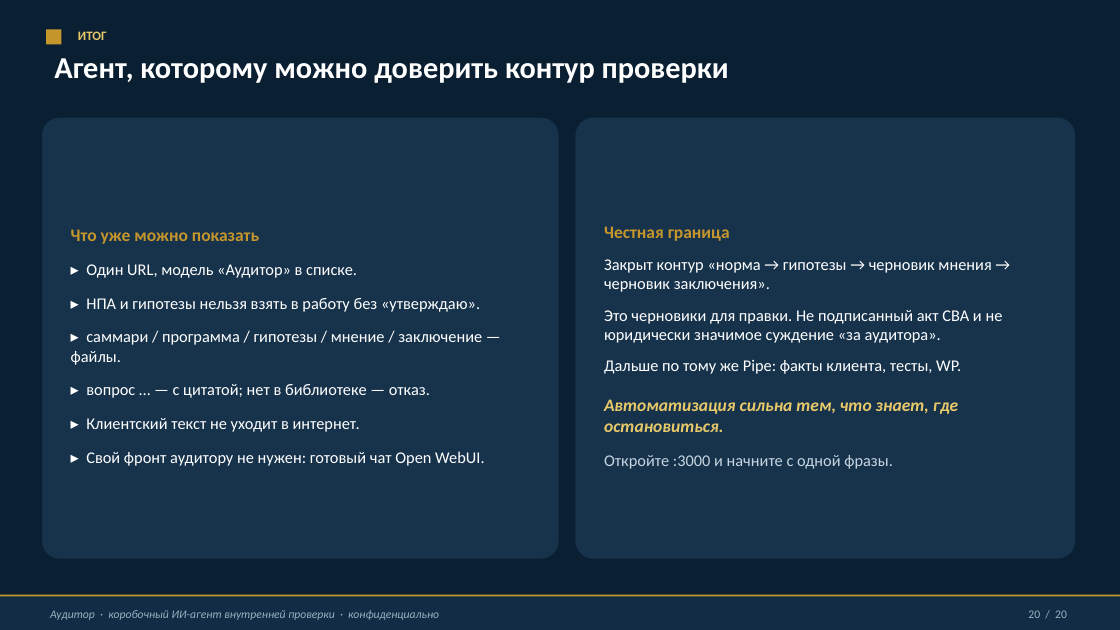
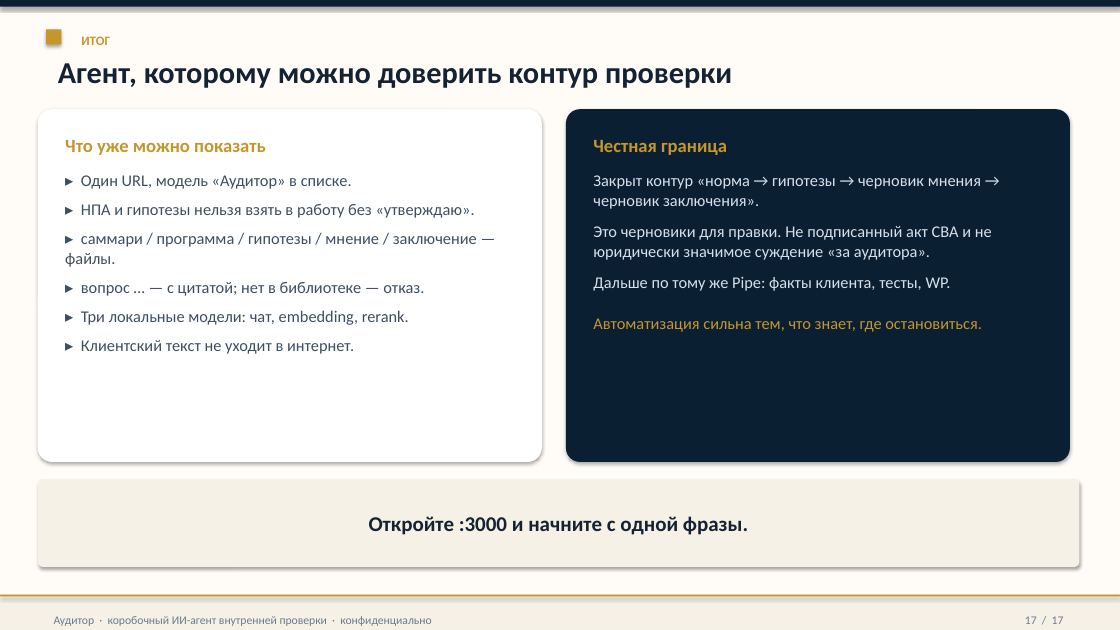
Before and after one commit to sweetd0vee/audit-tools, a slide deck: slide 17 of docs/Аудитор_ИИ-агент_презентация.pptx (slide 20 before the commit). Drawn at 1120x630 pixels with LibreOffice and Linux fonts; fonts in the diff are those of the drawing. Boxes give left, top, right and bottom in pixels: in the first picture for what was removed or moved away, otherwise in the second. Text is boxed around its words. In the diff, an @@ line names an element or a change of style, - is before the commit and + after.

```diff
--- a/docs/Аудитор_ИИ-агент_презентация.pptx
+++ b/docs/Аудитор_ИИ-агент_презентация.pptx
@@ rectangle at box(0, 0, 1120, 630): fill #0B1F33 to #FFFCF7; shadow on @@
@@ rectangle added at box(0, 0, 1120, 7), fill #0B1F33 @@
@@ rectangle at box(46, 29, 61, 45): shadow on @@
@@ text "ИТОГ" at box(81, 36, 110, 45): text colour #E8C96A to #C4962C @@
@@ text "Агент, которому можно доверить контур ..." at box(58, 63, 732, 88): text colour #FFFFFF to #142233 @@
@@ rounded rectangle "Что уже можно показать": place and size @@
-rounded rectangle "Что уже можно показать" at box(42, 118, 559, 559)
+rounded rectangle "Что уже можно показать" at box(38, 109, 542, 462)
@@ rounded rectangle "Что уже можно показать" at box(38, 109, 542, 462): vertical alignment middle to top; fill #17334C to #FFFFFF; shadow on @@
@@ rounded rectangle "Честная граница": place and size @@
-rounded rectangle "Честная граница" at box(576, 118, 1075, 559)
+rounded rectangle "Честная граница" at box(566, 109, 1070, 462)
@@ rounded rectangle "Честная граница" at box(566, 109, 1070, 462): size 15 to 16 pt in "Честная граница"; text colour #FFFFFF to #D5E0EA in "Закрыт контур «норма → гипотезы → черновик ...", "Это черновики для правки. Не подписанный акт ...", "Дальше по тому же Pipe: факты клиента, ..."; size 15 to 14 pt, text colour #E8C96A to #C4962C, bold off, italic off in "Автоматизация сильна тем, что знает, где остановиться."; more space between paragraphs; less space between paragraphs; vertical alignment middle to top; fill #17334C to #0B1F33; shadow on @@
@@ text in rounded rectangle at box(65, 140, 477, 354): size 15 to 16 pt in "Что уже можно показать"; text colour #FFFFFF to #3D4F61 in "▸ Один URL, модель «Аудитор» в списке.", "▸ НПА и гипотезы нельзя взять в ...", "▸ саммари / программа / гипотезы / ...", "▸ вопрос … — с цитатой; нет ..." and 1 more places; more space between paragraphs; less space between paragraphs @@
@@ text in rounded rectangle at box(81, 310, 409, 325): paragraph added @@
+▸ Три локальные модели: чат, embedding, rerank.
@@ rounded rectangle added at box(38, 479, 1080, 567), fill #F6F1E6, 18 pt, text #142233, bold @@
+Откройте :3000 и начните с одной фразы.
@@ text in rounded rectangle at box(86, 451, 484, 466): paragraph removed @@
-▸ Свой фронт аудитору не нужен: готовый чат Open WebUI.
@@ text in rounded rectangle at box(604, 455, 893, 469): paragraph removed @@
-Откройте :3000 и начните с одной фразы.
@@ rectangle at box(0, 595, 1120, 597): shadow on @@
@@ rectangle at box(0, 595, 1120, 630): fill #122C45 to #F6F1E6; shadow on @@
@@ text "Аудитор · коробочный ИИ-агент внутренней ..." at box(54, 616, 431, 626): text colour #9AB0C0 to #6B7C8D, italic off @@
@@ text at box(1025, 616, 1064, 624): text changed; text colour #9AB0C0 to #6B7C8D @@
-20 / 20
+17 / 17
```
Also in this commit, not shown: 14 other slides changed, 2 slides added, 5 slides removed, 4 other files.
